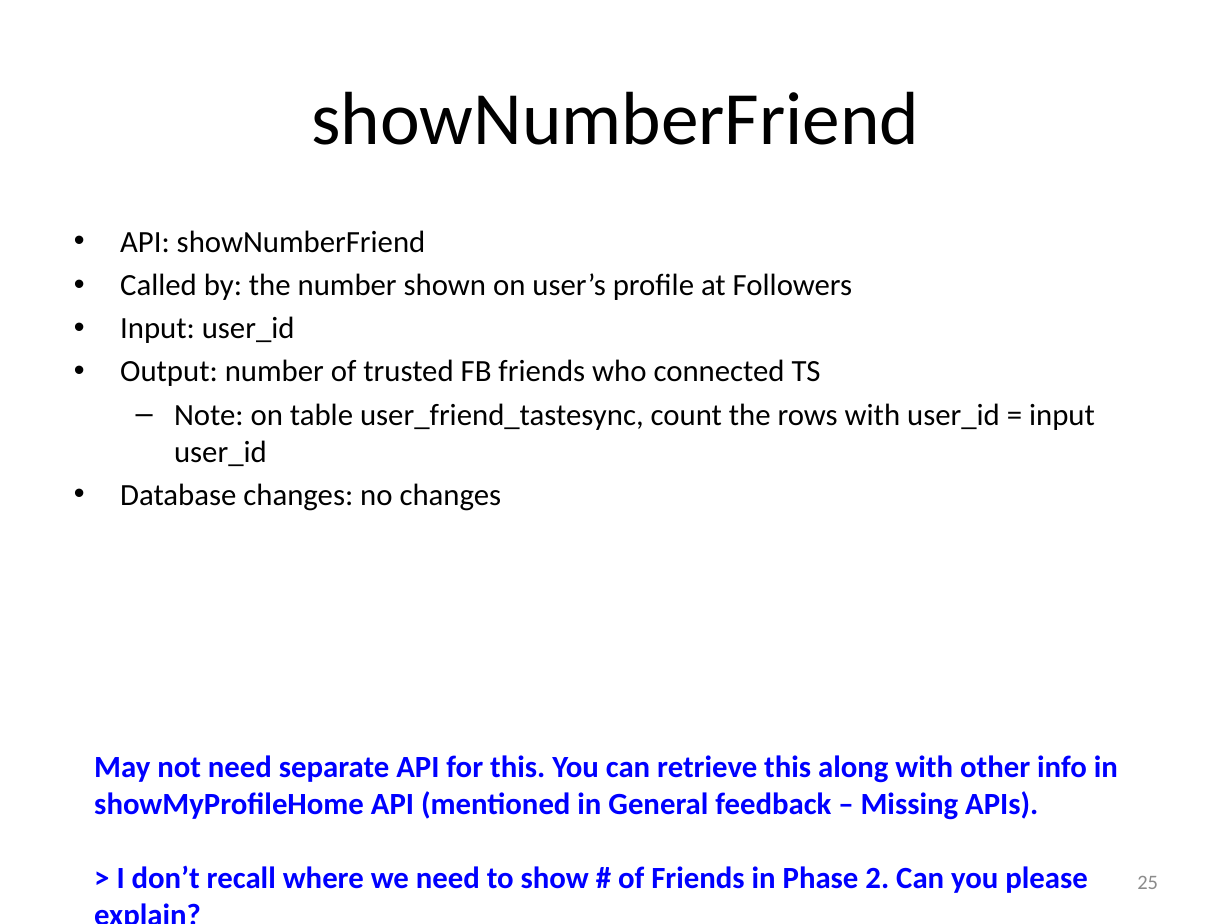
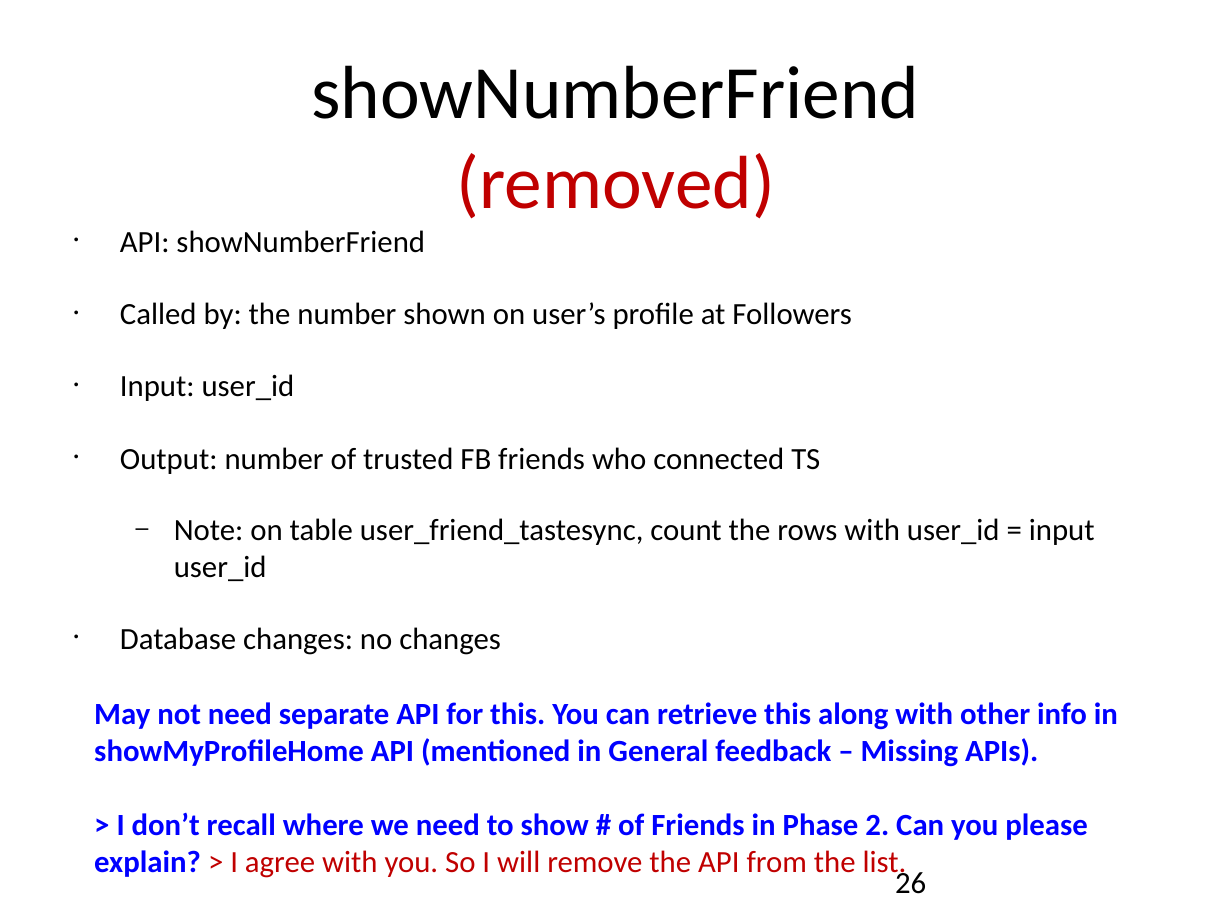
Before and after one commit to catalonia/mob, a slide deck: slide 26 of ws/WS Design Docs/API_Listing.pptx (slide 25 before the commit). Drawn at 1232x924 pixels with LibreOffice and Linux fonts; fonts in the diff are those of the drawing. Boxes give left, top, right and bottom in pixels: in the first picture for what was removed or moved away, otherwise in the second. Text is boxed around its words. In the diff, an @@ line names an element or a change of style, - is before the commit and + after.

```diff
--- a/ws/WS Design Docs/API_Listing.pptx
+++ b/ws/WS Design Docs/API_Listing.pptx
@@ title "showNumberFriend (removed)" at [311, 65, 919, 219]: vertical alignment middle to top @@
@@ title at [311, 65, 919, 219]: text changed @@
-showNumberFriend
+showNumberFriend
+(removed)
@@ text "API: showNumberFriend" at [120, 230, 1095, 655]: indent changed; more space between paragraphs @@
@@ text "May not need separate API ...": place and size @@
-text "May not need separate API ..." at [94, 755, 1118, 893]
+text "May not need separate API ..." at [94, 702, 1118, 880]
@@ text at [94, 812, 1087, 880]: text changed @@
-> I don’t recall where we need to show # of Friends in Phase 2. Can you please explain?
+> I don’t recall where we need to show # of Friends in Phase 2. Can you please explain? > I agree with you. So I will remove the API from the list.
@@ page number at [895, 868, 926, 894]: vertical alignment middle to top @@
@@ page number at [895, 868, 926, 894]: text changed; size 12 to 18 pt; text colour #8C8C8C to #000000 @@
-25
+26
```
Also in this commit, not shown: 36 other slides changed, 4 slides added.
